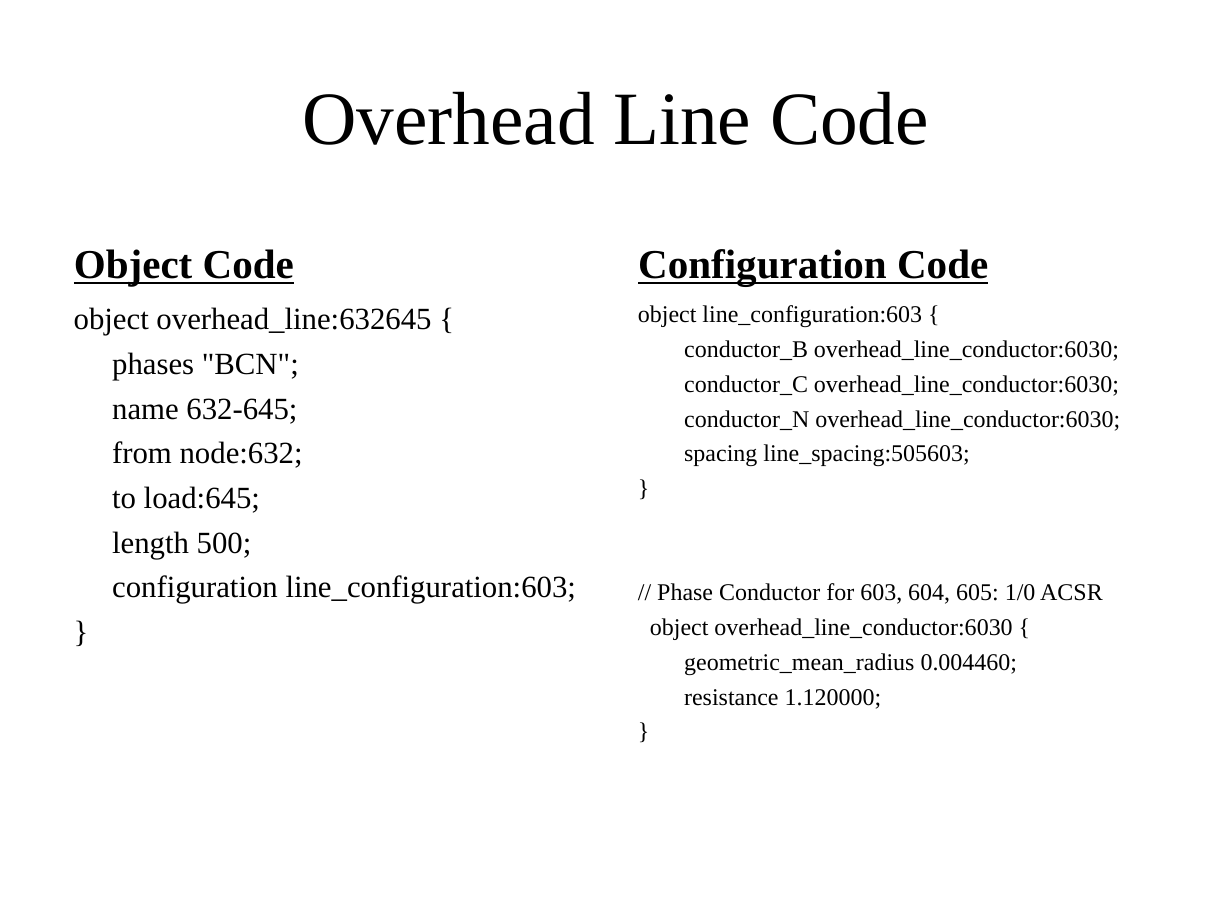
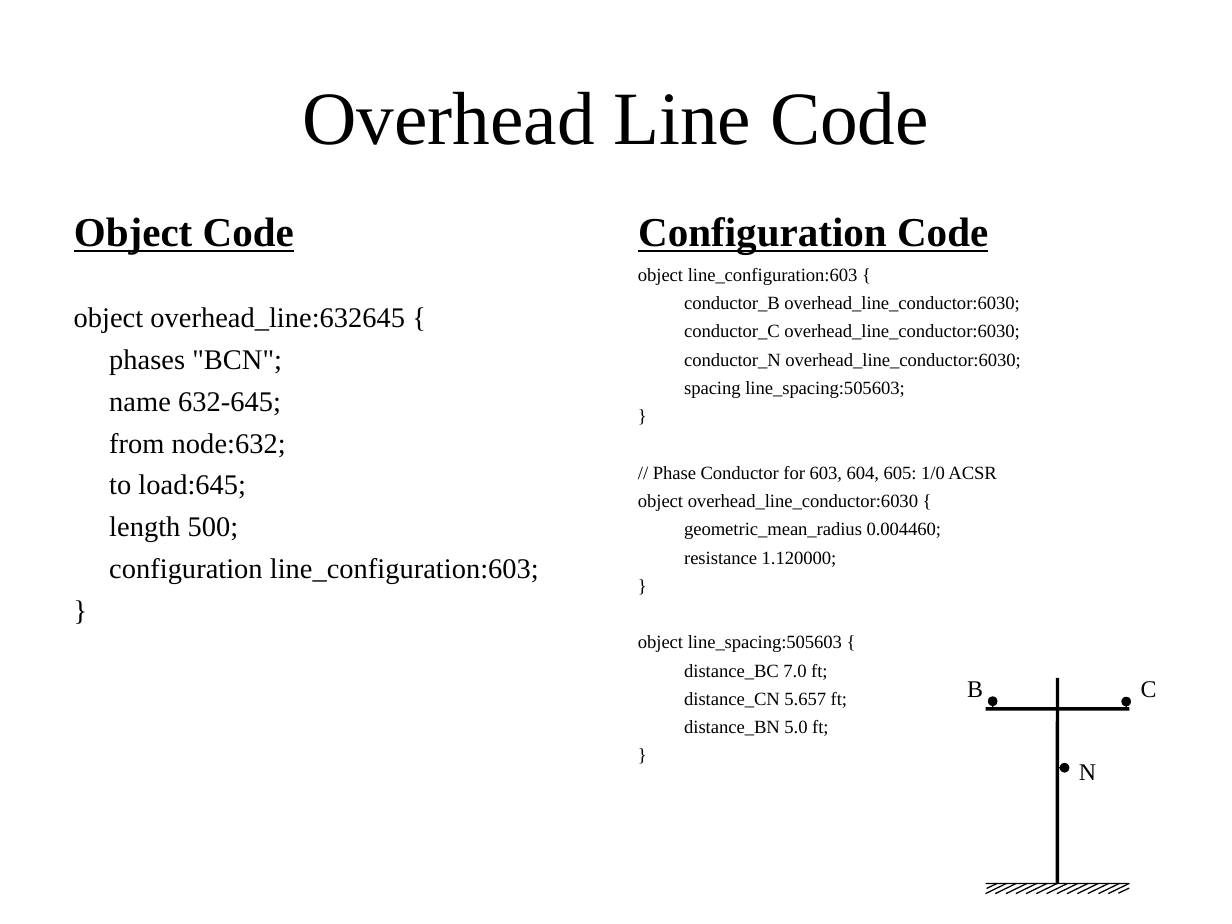
Before and after one commit to gridlab-d/course, a slide deck: slide 13 of FourDayCourse/4.1 - Powerflow Module.ppt. Drawn at 1232x924 pixels with LibreOffice and Linux fonts; fonts in the diff are those of the drawing. Boxes give left, top, right and bottom in pixels: in the first picture for what was removed or moved away, otherwise in the second. Text is boxed around its words. In the diff, an @@ line names an element or a change of style, - is before the commit and + after.

```diff
--- a/FourDayCourse/4.1 - Powerflow Module.ppt
+++ b/FourDayCourse/4.1 - Powerflow Module.ppt
@@ text "Object Code": place and size @@
-text "Object Code" at bbox=[74, 249, 294, 286]
+text "Object Code" at bbox=[74, 217, 294, 254]
@@ text "Configuration Code": place and size @@
-text "Configuration Code" at bbox=[638, 249, 988, 286]
+text "Configuration Code" at bbox=[638, 217, 988, 254]
@@ text "object line_configuration:603 {": place and size @@
-text "object line_configuration:603 {" at bbox=[638, 305, 1120, 709]
+text "object line_configuration:603 {" at bbox=[638, 268, 1020, 736]
@@ text at bbox=[638, 268, 1020, 567]: size 14 to 10.8 pt in "object line_configuration:603 {", "conductor_B overhead_line_conductor:6030;", "conductor_C overhead_line_conductor:6030;", "conductor_N overhead_line_conductor:6030;" and 7 more places @@
@@ text "object overhead_line:632645 {" at bbox=[74, 307, 539, 583]: size 18 to 16.6 pt @@
@@ text at bbox=[638, 635, 847, 736]: paragraphs added @@
+object line_spacing:505603 {
+distance_BC 7.0 ft;
+distance_CN 5.657 ft;
+distance_BN 5.0 ft;
+}
@@ group added at bbox=[967, 678, 1157, 893]: 21 lines, 3 ellipses, 3 texts @@
+B
+C
+N
```
Also in this commit, not shown: 30 other slides changed, 2 slides added, 5 slides removed.
